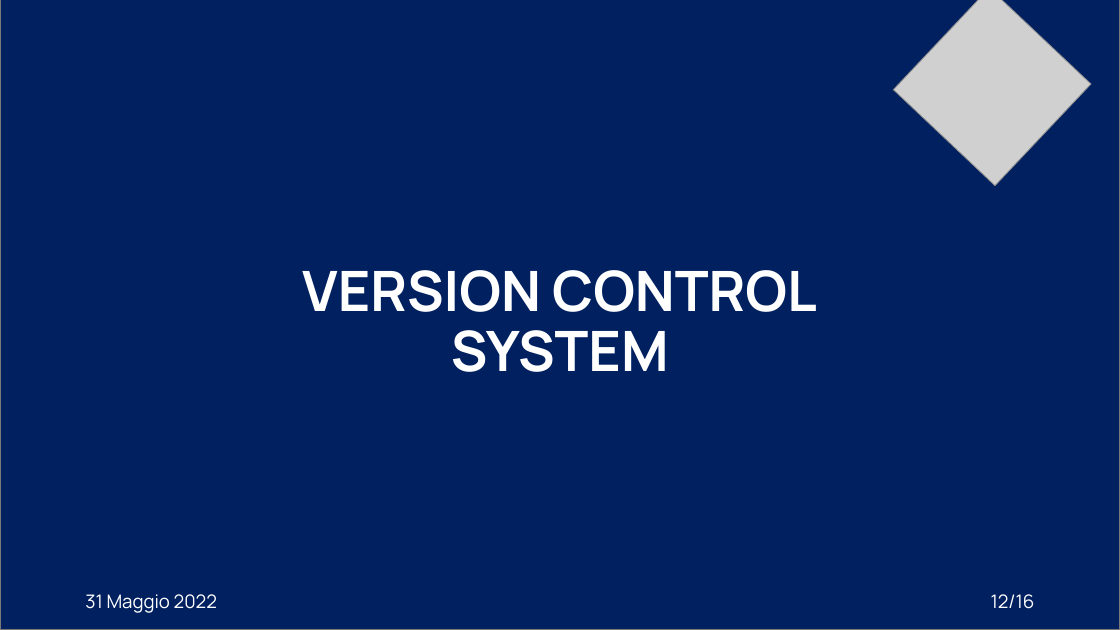
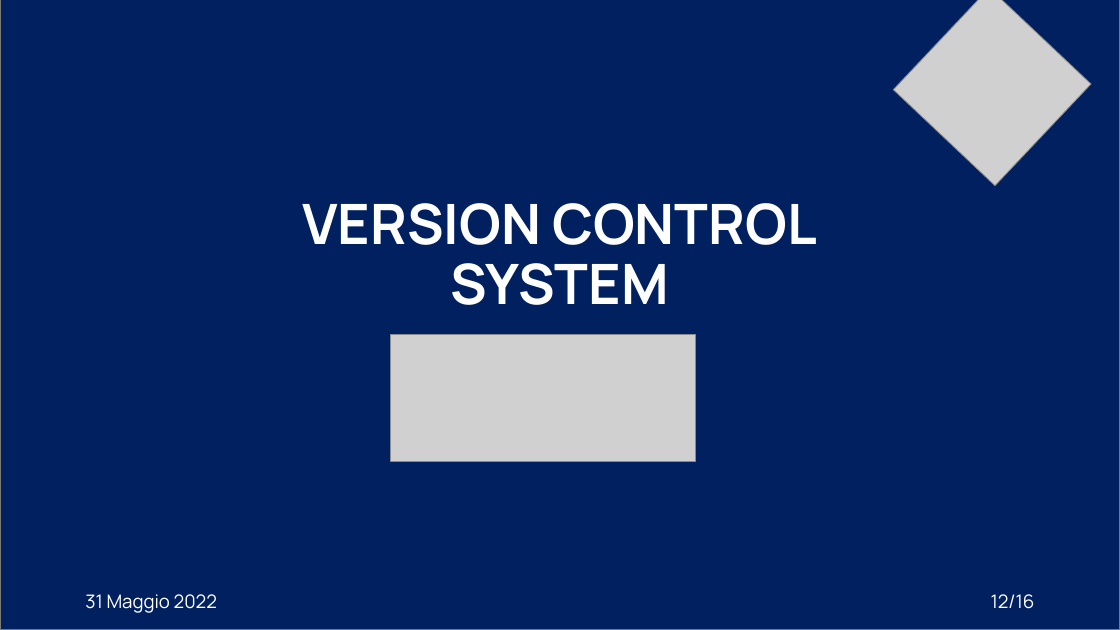
Before and after one commit to XidaZ3/MTSSAssignment3, a slide deck: slide 12 of MTSSAssignment3.pptx. Drawn at 1120x630 pixels with LibreOffice and Linux fonts; fonts in the diff are those of the drawing; grey boxes stand for pictures. Boxes give left, top, right and bottom in pixels: in the first picture for what was removed or moved away, otherwise in the second. Text is boxed around its words. In the diff, an @@ line names an element or a change of style, - is before the commit and + after.

Commit message:
VCS Slides

```diff
--- a/MTSSAssignment3.pptx
+++ b/MTSSAssignment3.pptx
@@ title "VERSION CONTROL SYSTEM": place and size @@
-title "VERSION CONTROL SYSTEM" at <box>302,270,817,372</box>
+title "VERSION CONTROL SYSTEM" at <box>302,203,817,305</box>
@@ picture added at <box>391,334,696,461</box> @@
```
Also in this commit, not shown: 1 other slide changed, 3 slides added, 2 other files.
